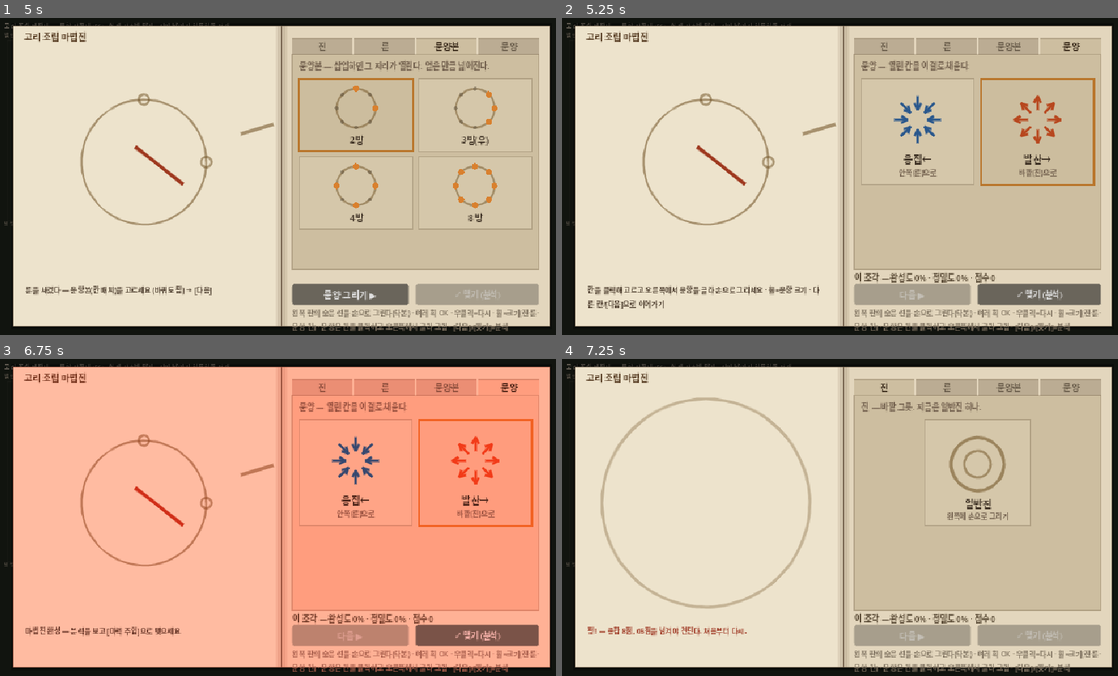
Above: before the commit, frames 1-4 (two rows, left to right).
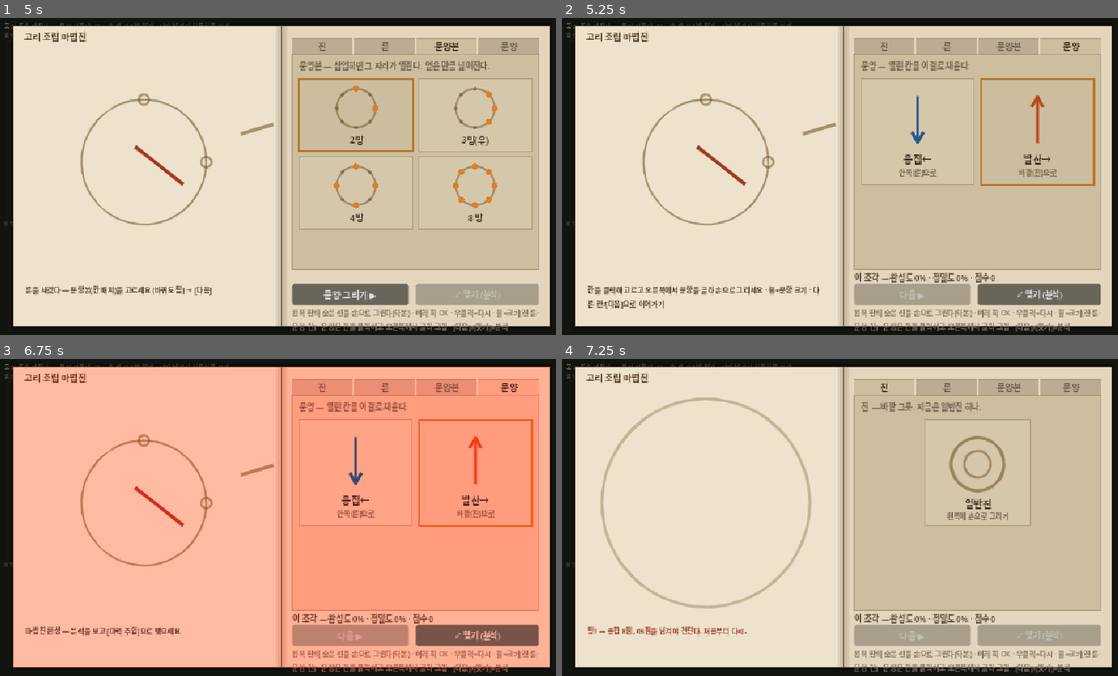
Above: after the commit, the same moments.

Repository: djgnfj-svg/tockbon
Game: Godot game, scene res://tests/test_ring_forge_panel.tscn
Two runs of this game, one before a commit and one after it. Both use one fixed random seed, a clock stepped at 60 frames per second and the inputs below. This scene is started directly instead of the project's main scene.
Inputs (mouse positions are in pixels of both pictures, inside the frame that each line leads up to):
- Up to frame 1 (5 s): tap Enter at 0.5, 2.75, 4.25 s; drag from (144, 160) to (339, 106) at 0.52 s; click "다음 ▶" at 1.25 s; tap Space at 2, 3.5, 4.52 s; drag from (417, 154) to (255, 239) at 2.02 s; move the mouse to (339, 106) at 2.77 s; hold D (move_right) 2.78-3.5 s; tap Q at 2.85 s; drag from (255, 239) to (111, 128) at 3.52 s; move the mouse to (450, 224) at 4.27 s; hold A (move_left) from 4.28 s (still down); tap Shift at 4.35 s
- Up to frame 2 (5.25 s): release A (move_left) at 5 s; click "문양 그리기 ▶" at 5 s
- Up to frame 3 (6.75 s): click "✓ 맺기 (분석)" at 5.75 s; click "마력 주입" at 6.5 s
- Up to frame 4 (7.25 s): no input

Frame 1 is identical in both runs. In frame 2, 0.7% of the frame differs, in the area x 59-90%, y 24-40%; in frame 3, 0.7%; in frame 4, nothing differs.

Commit message:
fix(drawing): 문양 셀 아이콘 = 화살표 하나 (8방향 다발 아님)
사용자: *"문양 모양도 그냥 문양 하나만 보이게 해줘"*

셀 아이콘이 **8방향 화살표 다발**이었다. 한 칸에 들어가는 건 화살표 **하나**인데
여덟을 보여 주니, 셀이 "문양 하나"가 아니라 **문양본**(어느 칸을 여는가)처럼 읽혔다 —
바로 옆 탭에 진짜 문양본이 있는데 아이콘이 그것과 헷갈리는 그림이었던 것이다.

이제 화살표 하나만 그린다. 방향 규약은 판의 밑그림과 같다: 발산=바깥(위) · 응집=룬 쪽(아래).
셀에서 고른 그림이 곧 판에 그릴 그림이다.

■ 검증: 테스트 그린 · 🔴 에디터 스샷 — 발산→ = 위로 뻗은 빨간 화살표 하나 /
응집← = 아래로 향한 파란 화살표 하나

Co-Authored-By: Claude Opus 4.8 (1M context) <noreply@anthropic.com>
Claude-Session: https://claude.ai/code/session_01UrY52NF89pNUFXM3zg57yr

Diff:
--- a/src/drawing/ring_book.gd
+++ b/src/drawing/ring_book.gd
@@ -264,7 +264,7 @@
 		_text_center(font, r.position + Vector2(cw * 0.5, ch - 15.0), String(row.desc), DESC_COLOR, 8)
 
 
-## 아이콘. template = 8점 고리(열린 칸 강조) / glyph = 8방향 화살표 다발 / jin·fire = 진·룬
+## 아이콘. template = 8점 고리(열린 칸 강조) / glyph = 화살표 하나 / jin·fire = 진·룬
 func _draw_icon(kind: String, c: Vector2, s: float, data: Array) -> void:
 	match kind:
 		"jin":
@@ -290,17 +290,17 @@
 
 
 ## 문양 아이콘 — 8방향 화살표 다발. 색·방향은 def에서 온다 (inward=응집, outward=발산).
+## 🔴 **화살표 하나** (세션 25, 사용자: "문양 모양도 그냥 문양 하나만 보이게 해줘").
+## 예전엔 8방향 다발을 그렸다 — 한 칸에 들어가는 건 화살표 **하나**인데 아이콘이 여덟을
+## 보여 주니, 셀이 "문양 하나"가 아니라 "문양본(어느 칸을 여는가)"처럼 읽혔다.
+## 방향은 판의 밑그림과 같은 규약이다: 발산=바깥(위) · 응집=룬 쪽(아래).
 func _draw_glyph_icon(c: Vector2, s: float, col: Color, inward: bool) -> void:
-	for k in 8:
-		var outward := Vector2.from_angle(TAU * float(k) / 8.0 - PI / 2.0)
-		var inner := c + outward * (s * 0.45)
-		var outer := c + outward * s
-		var tip := inner if inward else outer
-		var tail := outer if inward else inner
-		var hdir := (tip - tail).normalized()
-		draw_line(tail, tip, col, 1.6, true)
-		draw_line(tip, tip - hdir.rotated(0.5) * s * 0.28, col, 1.6, true)
-		draw_line(tip, tip - hdir.rotated(-0.5) * s * 0.28, col, 1.6, true)
+	var dir := Vector2.DOWN if inward else Vector2.UP
+	var tail := c - dir * s
+	var tip := c + dir * s
+	draw_line(tail, tip, col, 2.2, true)
+	draw_line(tip, tip - dir.rotated(0.5) * s * 0.5, col, 2.2, true)
+	draw_line(tip, tip - dir.rotated(-0.5) * s * 0.5, col, 2.2, true)
 
 
 func _text(font: Font, at: Vector2, text: String, col: Color, fs: int) -> void:
